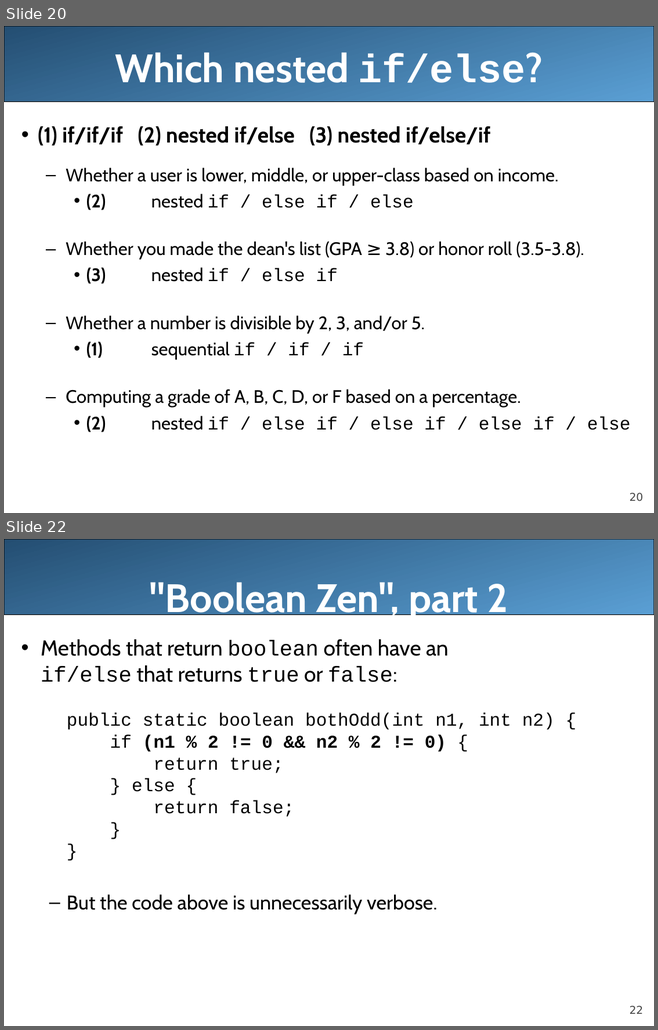
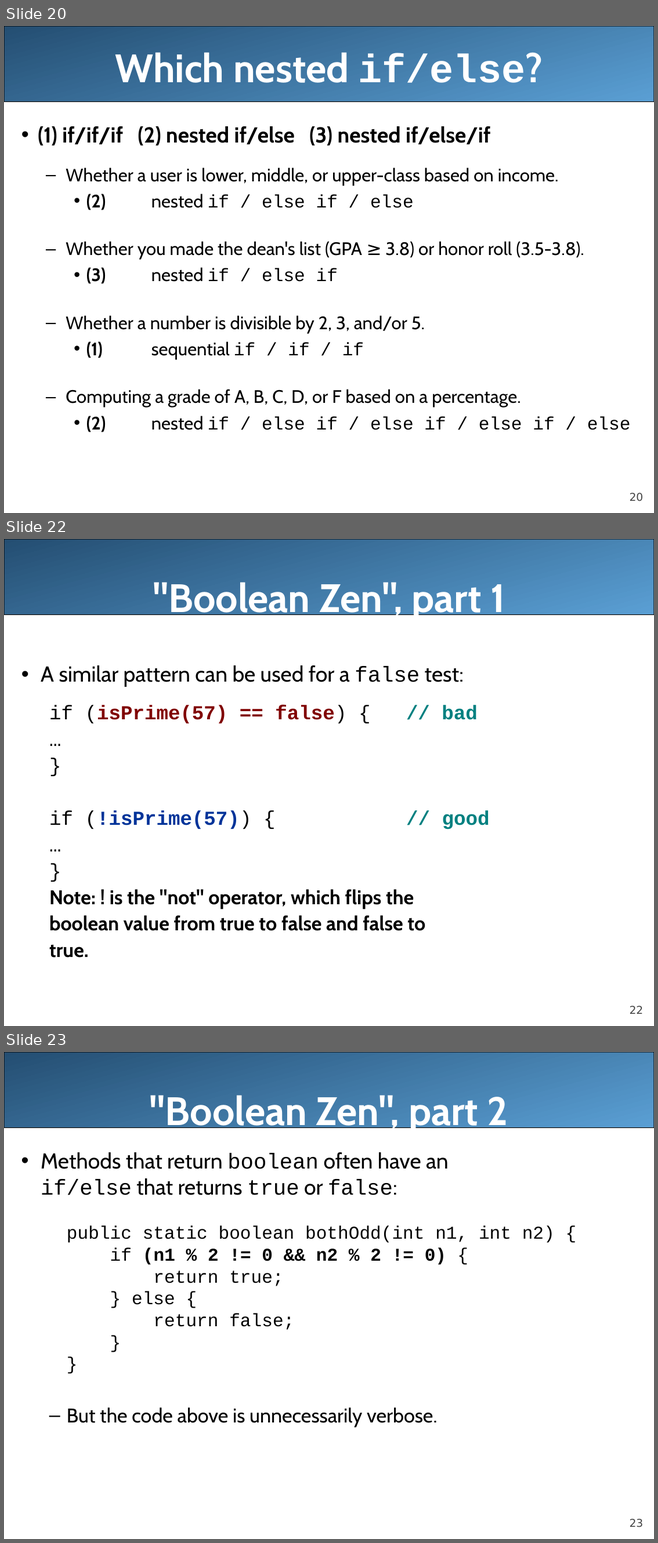
Before and after one commit to LongBaoNguyen/longbaonguyen.github.io, a slide deck: courses/apcsa/lecture8.ppt. Shown one above the other, each under a label of ours: slides 20 and 22 before the commit, slides 20, 22 and 23 after it; the slides between them are not shown. The pictures are 658x1030 and 658x1543 pixels, drawn with LibreOffice and Linux fonts; fonts in the diff are those of the drawing. Boxes give left, top, right and bottom in pixels: in the first picture for what was removed or moved away, otherwise in the second. Text is boxed around its words. In the diff, an @@ line names an element or a change of style, - is before the commit and + after.

```diff
--- a/courses/apcsa/lecture8.ppt
+++ b/courses/apcsa/lecture8.ppt
@@ slide 22 added at box(4, 539, 654, 1026), background #FFFFFF; not listed: 2 template elements that a slide beside it also shows @@
@@ title added at box(152, 582, 505, 621), 44 pt, text #FFFFFF, bold @@
+"Boolean Zen", part 1
@@ text added at box(41, 665, 489, 958), 22 pt, text #000000, bold @@
+• A similar pattern can be used for a false test:
+  if (isPrime(57) == false) { // bad
+  …
+  }
+  if (!isPrime(57)) { // good
+  …
+  }
+  Note: ! is the "not" operator, which flips the
+  boolean value from true to false and false to
+  true.
@@ what was slide 22 is now slide 23 @@
@@ page number at box(629, 1519, 643, 1528): text changed @@
-22
+23
```
Also in this commit, not shown: 2 slides changed, 1 other file.
